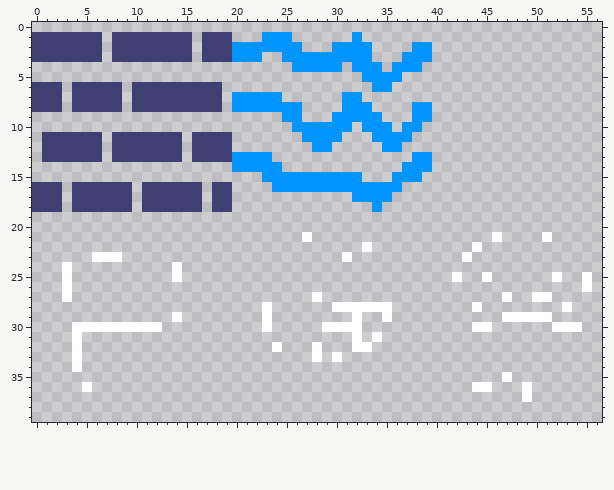
Pixel-art sprite: maps/tileset.png. Above, as it was before the edit.
The file is 60x60 pixels. Shown: x 0..56, y 0..39.
The result:
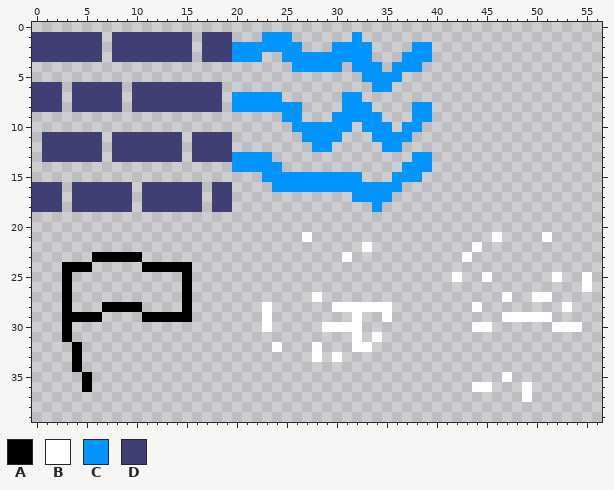
Palette (. is transparent): A #000000  B #ffffff  C #0094ff  D #3f3f74
The exact change:
y 23: x 6..10 BBB.. -> AAAAA
y 24: x 3..5 B.. -> AAA; x 11..15 ...B. -> AAAAA
y 25: x 3 B -> A; x 14..15 B. -> .A
y 26..27: x 3 B -> A; x 15 . -> A
y 28: x 3 . -> A; x 7..10 .... -> AAAA; x 15 . -> A
y 29: x 3..6 .... -> AAAA; x 11..15 ...B. -> AAAAA
y 30: x 3..12 .BBBBBBBBB -> A.........
y 31: x 3..4 .B -> A.
y 32..34: x 4 B -> A
y 35: x 5 . -> A
y 36: x 5 B -> A
